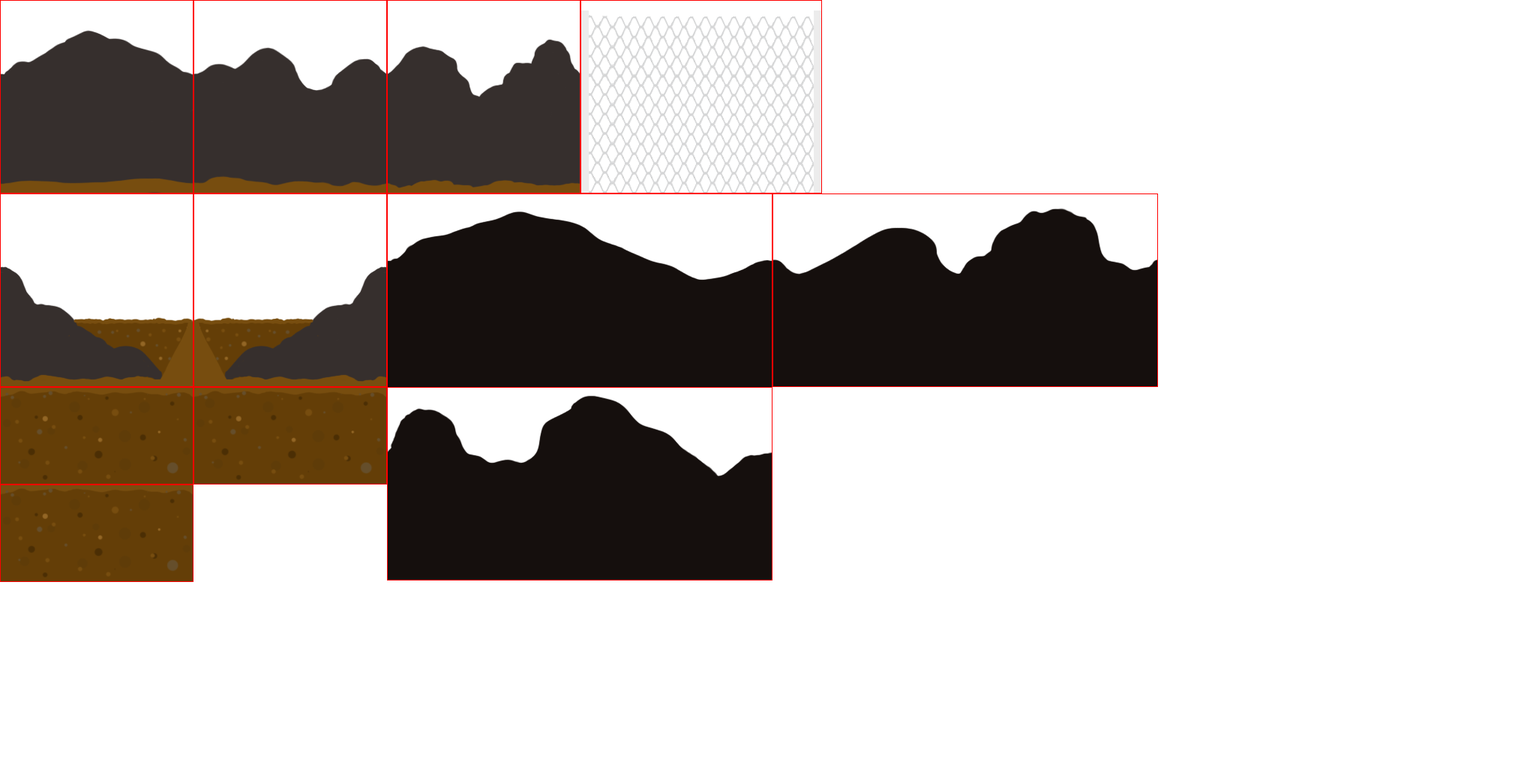
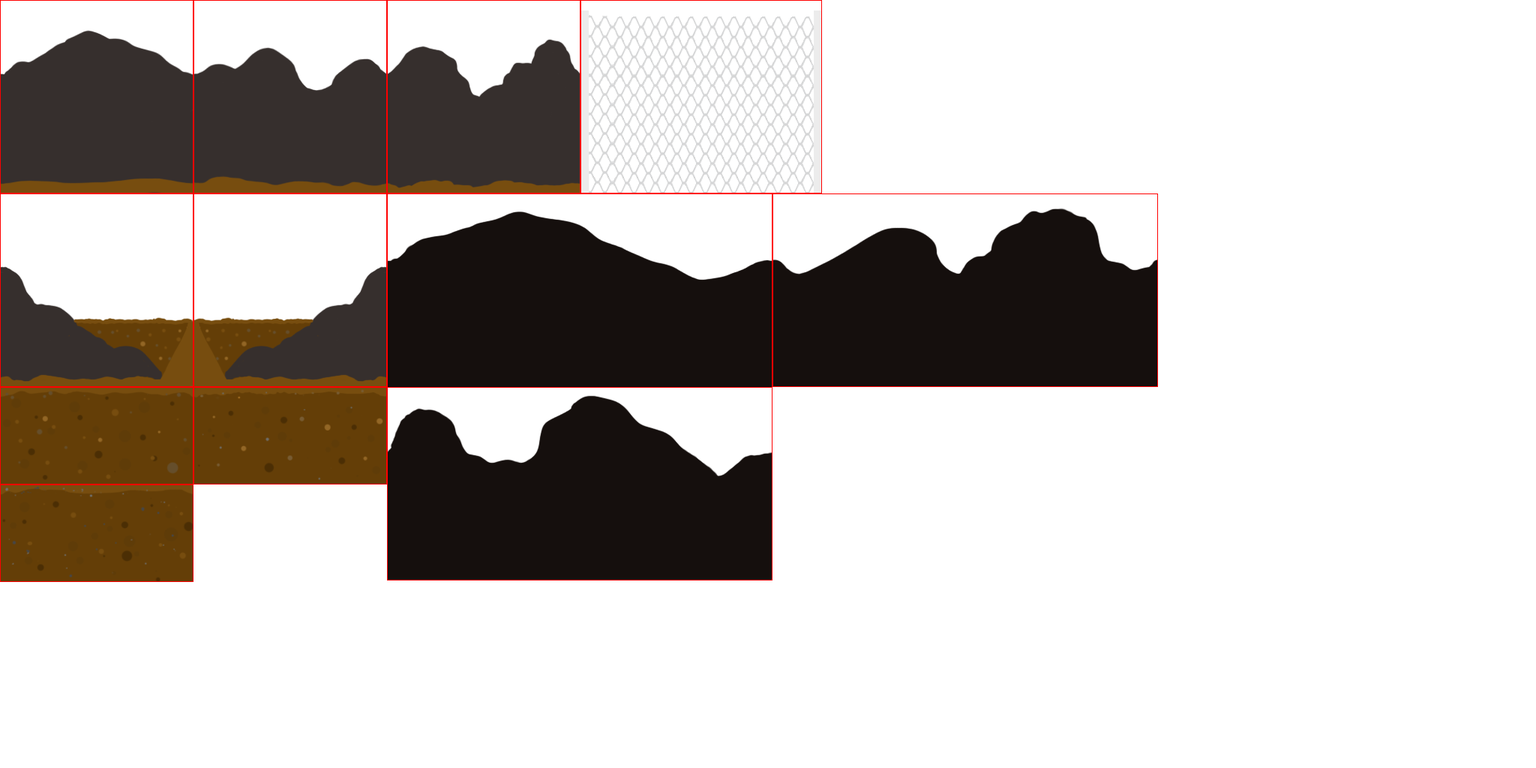
Revision of a layered 1536 x 768 image; what changed, layer by layer:
painted on "dirt2" over [194, 389, 387, 480]
painted on "dirt3" over [1, 485, 193, 582]
